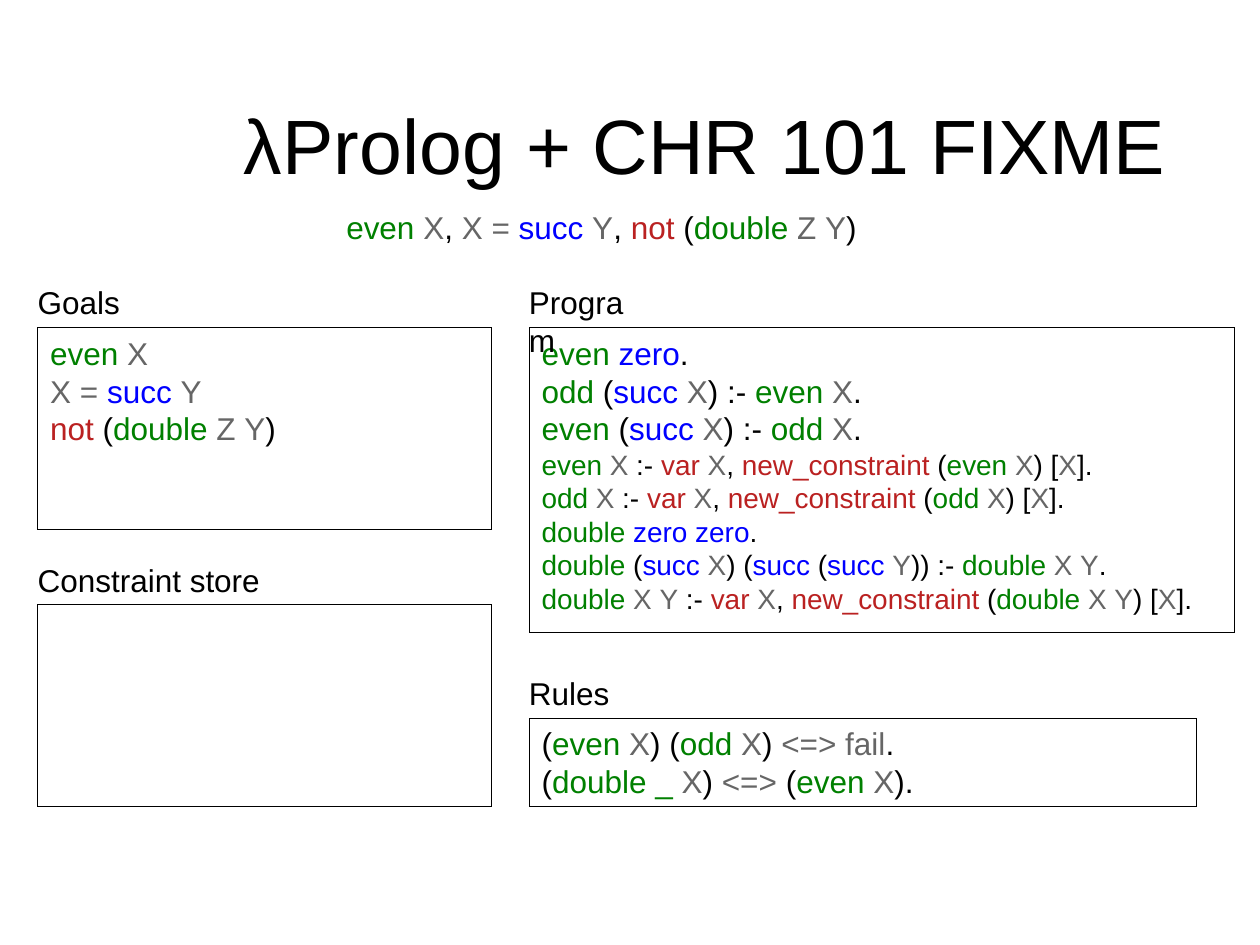
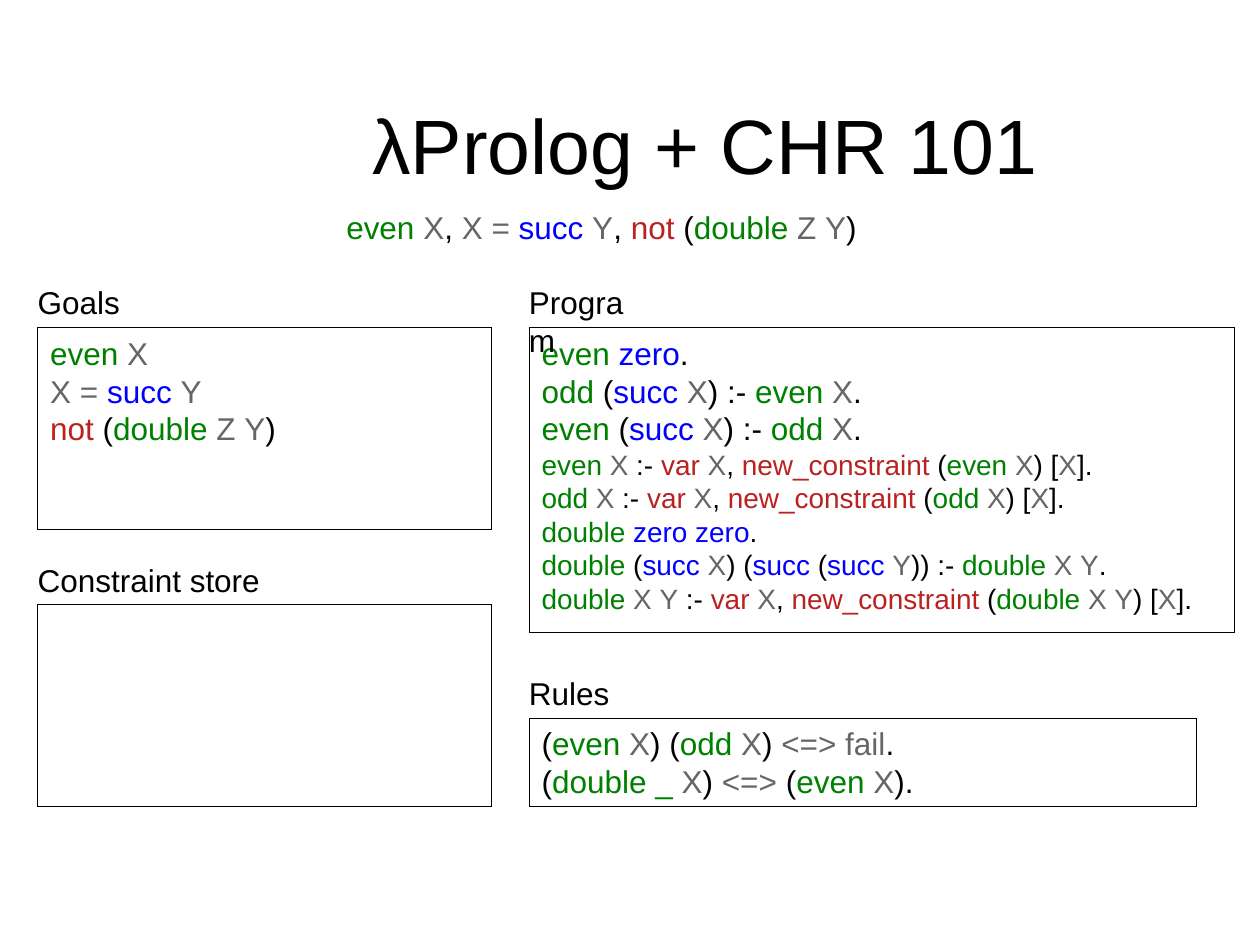
Before and after one commit to gares/mlws18, a slide deck: slide 20 of slides.odp (slide 19 before the commit). Drawn at 1260x945 pixels with LibreOffice and Linux fonts; fonts in the diff are those of the drawing; background and template pictures are left out. Boxes give left, top, right and bottom in pixels: in the first picture for what was removed or moved away, otherwise in the second. Text is boxed around its words. In the diff, an @@ line names an element or a change of style, - is before the commit and + after.

```diff
--- a/slides.odp
+++ b/slides.odp
@@ title at (372, 118, 1037, 189): text changed @@
-λProlog + CHR 101 FIXME
+λProlog + CHR 101
```
Also in this commit, not shown: 10 other slides changed, 1 slide added, 12 other files.
